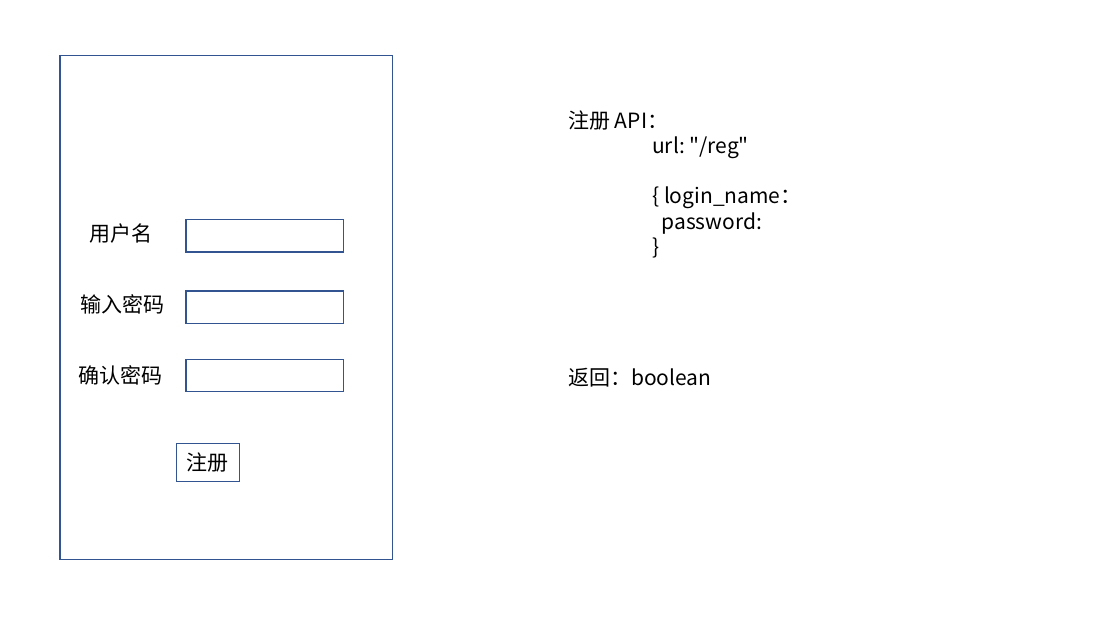
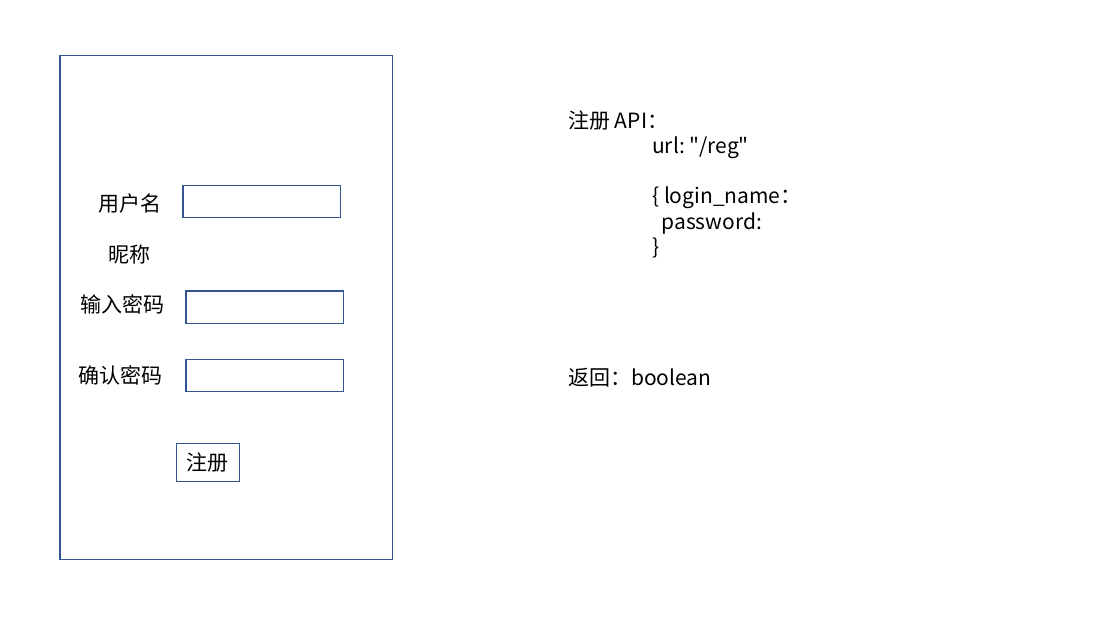
Before and after one commit to internOfDAC2018/MsgBoard, a slide deck: slide 2 of msgboard_界面.pptx. Drawn at 1120x630 pixels with LibreOffice and Linux fonts; fonts in the diff are those of the drawing. Boxes give left, top, right and bottom in pixels: in the first picture for what was removed or moved away, otherwise in the second. Text is boxed around its words. In the diff, an @@ line names an element or a change of style, - is before the commit and + after.

```diff
--- a/msgboard_界面.pptx
+++ b/msgboard_界面.pptx
@@ text "用户名": place and size @@
-text "用户名" at [89, 223, 152, 243]
+text "用户名" at [98, 193, 161, 213]
@@ rectangle: place and size @@
-rectangle at [186, 219, 343, 252]
+rectangle at [183, 186, 340, 218]
@@ text added at [109, 244, 151, 264], 18 pt, text #000000 @@
+昵称
```
Also in this commit, not shown: 2 other slides changed, 3 other files.
